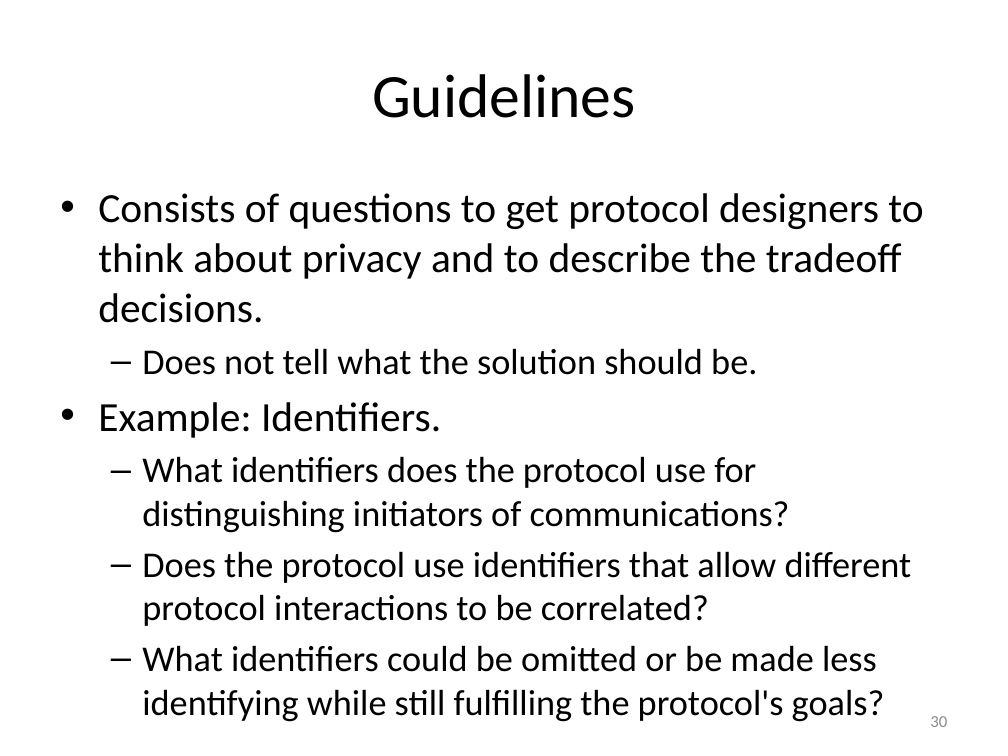
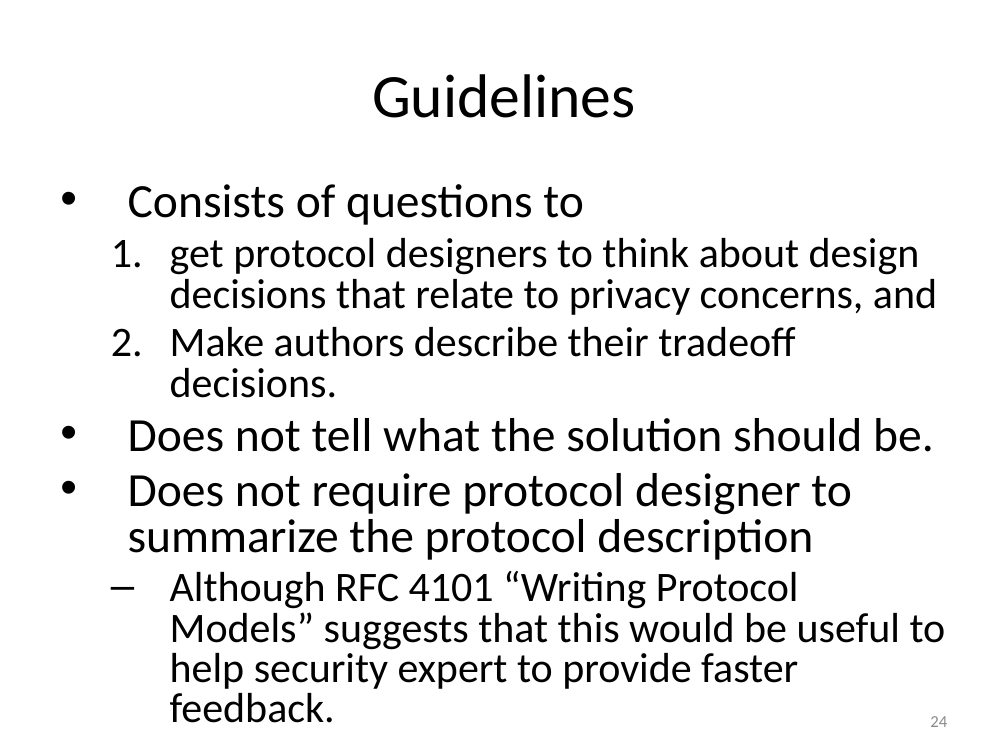
Before and after one commit to hannestschofenig/tschofenig-ids, a slide deck: slide 24 of PrivacyTutorial/iab-privacy-considerations.pptx (slide 30 before the commit). Drawn at 1008x756 pixels with LibreOffice and Linux fonts; fonts in the diff are those of the drawing. Boxes give left, top, right and bottom in pixels: in the first picture for what was removed or moved away, otherwise in the second. Text is boxed around its words. In the diff, an @@ line names an element or a change of style, - is before the commit and + after.

Commit message:
Modified the slides based on the IETF#86 feedback.

```diff
--- a/PrivacyTutorial/iab-privacy-considerations.pptx
+++ b/PrivacyTutorial/iab-privacy-considerations.pptx
@@ text at bbox=[128, 184, 937, 398]: text changed; size 29.6 to 30 pt @@
-• Consists of questions to get protocol designers to think about privacy and to describe the tradeoff decisions.
+• Consists of questions to
+  1. get protocol designers to think about design decisions that relate to privacy concerns, and
+  2. Make authors describe their tradeoff decisions.
@@ text at bbox=[128, 418, 934, 452]: size 25.9 to 34 pt in "Does not tell what the solution should ..."; bullet – to •; list level 2 to 1 in "Does not tell what the ..."; line spacing 1 to 0.8 @@
@@ text at bbox=[128, 473, 946, 689]: text changed; size 25.9 to 30 pt @@
-• Example: Identifiers.
-  – What identifiers does the protocol use for distinguishing initiators of communications?
-  – Does the protocol use identifiers that allow different protocol interactions to be correlated?
-  – What identifiers could be omitted or be made less identifying while still fulfilling the protocol's goals?
+• Does not require protocol designer to summarize the protocol description
+  – Although RFC 4101 “Writing Protocol Models” suggests that this would be useful to help security expert to provide faster feedback.
@@ page number at bbox=[930, 716, 947, 727]: text changed @@
-30
+24
```
Also in this commit, not shown: 16 other slides changed, 3 slides added, 8 slides removed.
